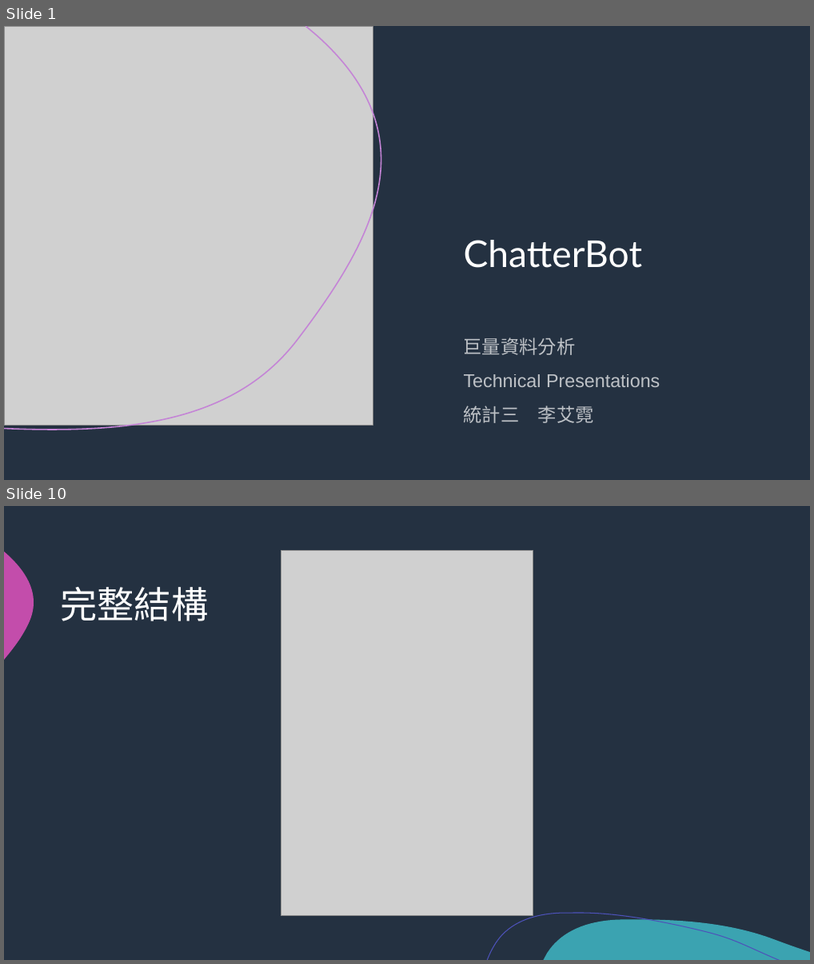
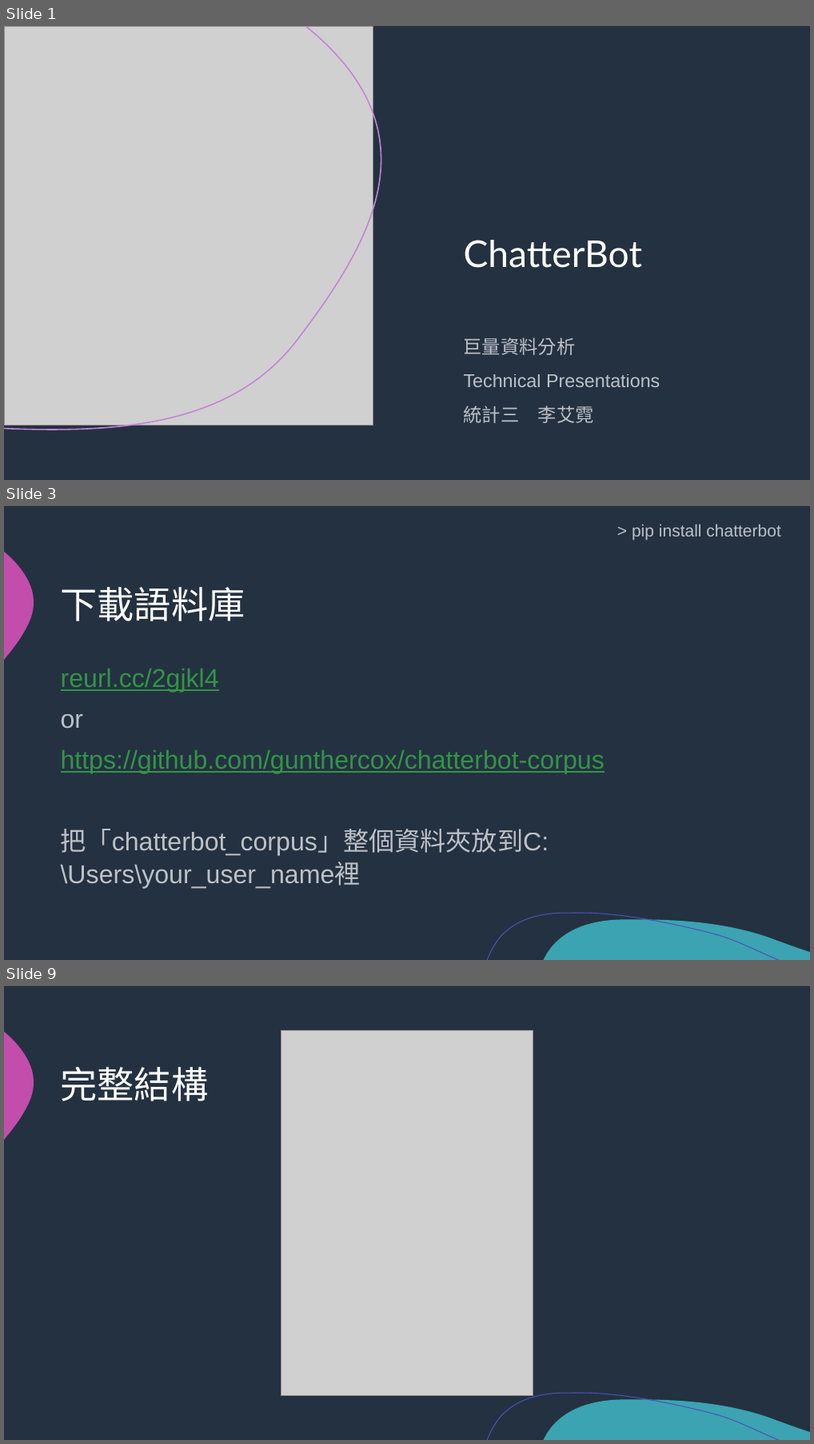
Before and after one commit to NCKU-BDA-2020/2020-NCKU-BDA-Technical-Presentation-I, a slide deck: ChatterBot/Chatterbot_ppt.pptx. Shown one above the other, each under a label of ours: slides 1 and 10 before the commit, slides 1, 3 and 9 after it; the slides between them are not shown. The pictures are 814x964 and 814x1444 pixels, drawn with LibreOffice and Linux fonts; fonts in the diff are those of the drawing; grey boxes stand for pictures. Boxes give left, top, right and bottom in pixels: in the first picture for what was removed or moved away, otherwise in the second. Text is boxed around its words. In the diff, an @@ line names an element or a change of style, - is before the commit and + after.

Commit message:
Add materials of ChatterBot

```diff
--- a/ChatterBot/Chatterbot_ppt.pptx
+++ b/ChatterBot/Chatterbot_ppt.pptx
@@ slide 3 added at (x1=4, y1=506, x2=810, y2=960), background #243141; not listed: 3 template elements that a slide beside it also shows @@
@@ text added at (x1=632, y1=524, x2=781, y2=540), 20 pt, text #FFFFFF at 70% opacity @@
+> pip install chatterbot
@@ title added at (x1=61, y1=587, x2=246, y2=621), 44 pt, text #FFFFFF @@
+下載語料庫
@@ text added at (x1=61, y1=668, x2=605, y2=888), 30.6 pt, text #319546, underline @@
+reurl.cc/2gjkl4
+or
+https://github.com/gunthercox/chatterbot-corpus
+把「chatterbot_corpus」整個資料夾放到C:\Users\your_user_name裡
@@ what was slide 10 is now slide 9 @@
```
Also in this commit, not shown: 10 slides changed, 3 other slides added, 8 slides removed, 2 other files.
